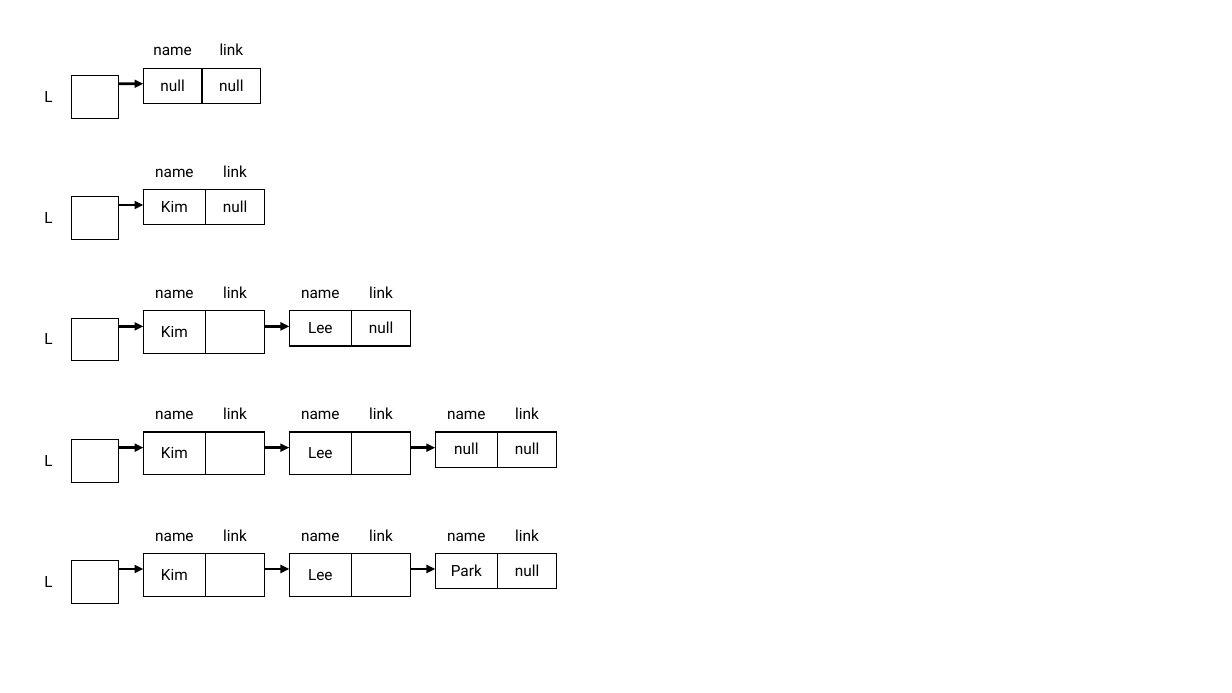
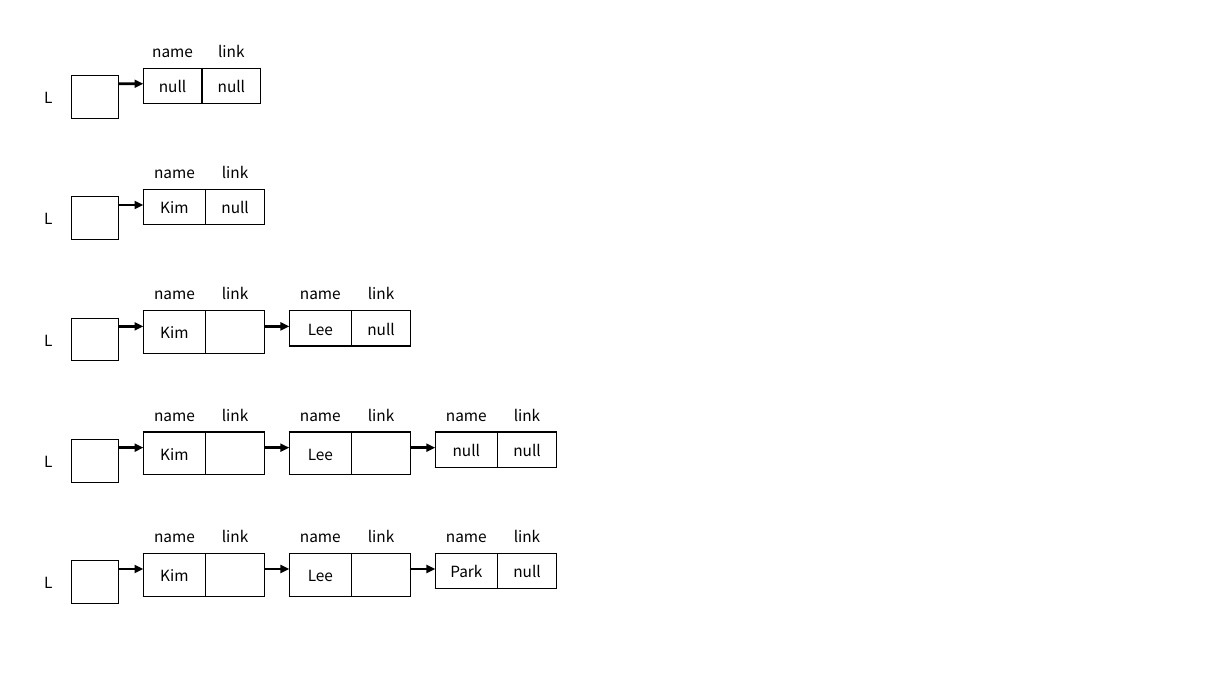
Before and after one commit to Rap0d/rap0d.github.io, a slide deck: slide 12 of assets/form/matrix.pptx. Drawn at 1232x693 pixels with LibreOffice and Linux fonts; fonts in the diff are those of the drawing. Boxes give left, top, right and bottom in pixels: in the first picture for what was removed or moved away, otherwise in the second. Text is boxed around its words. In the diff, an @@ line names an element or a change of style, - is before the commit and + after.

```diff
--- a/assets/form/matrix.pptx
+++ b/assets/form/matrix.pptx
@@ table at bbox=[143, 33, 262, 104] @@
@@ font Roboto to Noto Sans CJK KR @@
@@ table at bbox=[143, 154, 265, 225] @@
@@ font Roboto to Noto Sans CJK KR @@
@@ table at bbox=[25, 275, 119, 350] @@
@@ font Roboto to Noto Sans CJK KR @@
@@ table at bbox=[143, 275, 265, 346] @@
@@ font Roboto to Noto Sans CJK KR @@
@@ table at bbox=[289, 275, 411, 346] @@
@@ font Roboto to Noto Sans CJK KR @@
@@ table at bbox=[143, 396, 265, 467] @@
@@ font Roboto to Noto Sans CJK KR @@
@@ table at bbox=[289, 396, 411, 467] @@
@@ font Roboto to Noto Sans CJK KR @@
@@ table at bbox=[435, 396, 557, 467] @@
@@ font Roboto to Noto Sans CJK KR @@
@@ table at bbox=[143, 518, 265, 589] @@
@@ font Roboto to Noto Sans CJK KR @@
@@ table at bbox=[289, 518, 411, 589] @@
@@ font Roboto to Noto Sans CJK KR @@
@@ table at bbox=[435, 518, 557, 589] @@
@@ font Roboto to Noto Sans CJK KR @@
```
Also in this commit, not shown: 17 other slides changed, 2 slides added, 4 other files.
